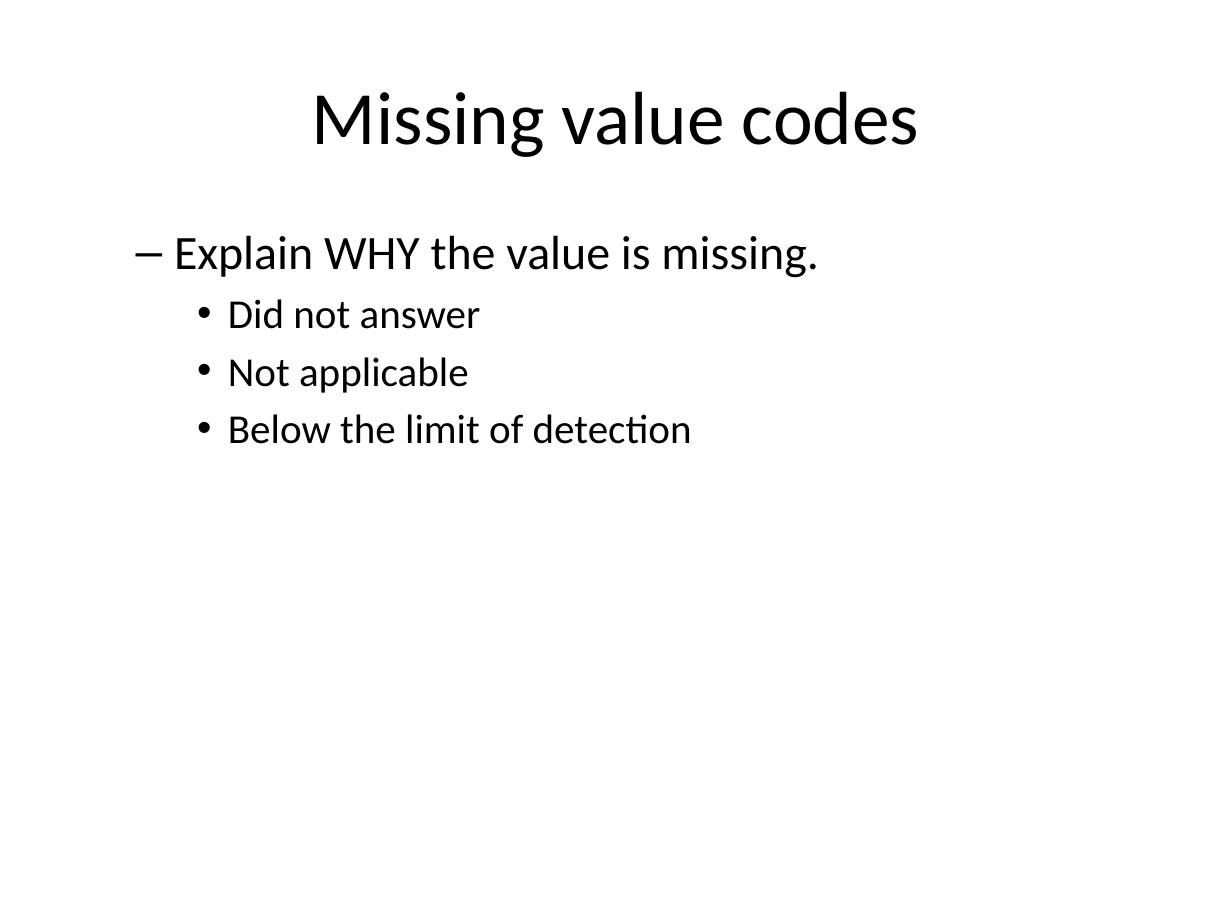
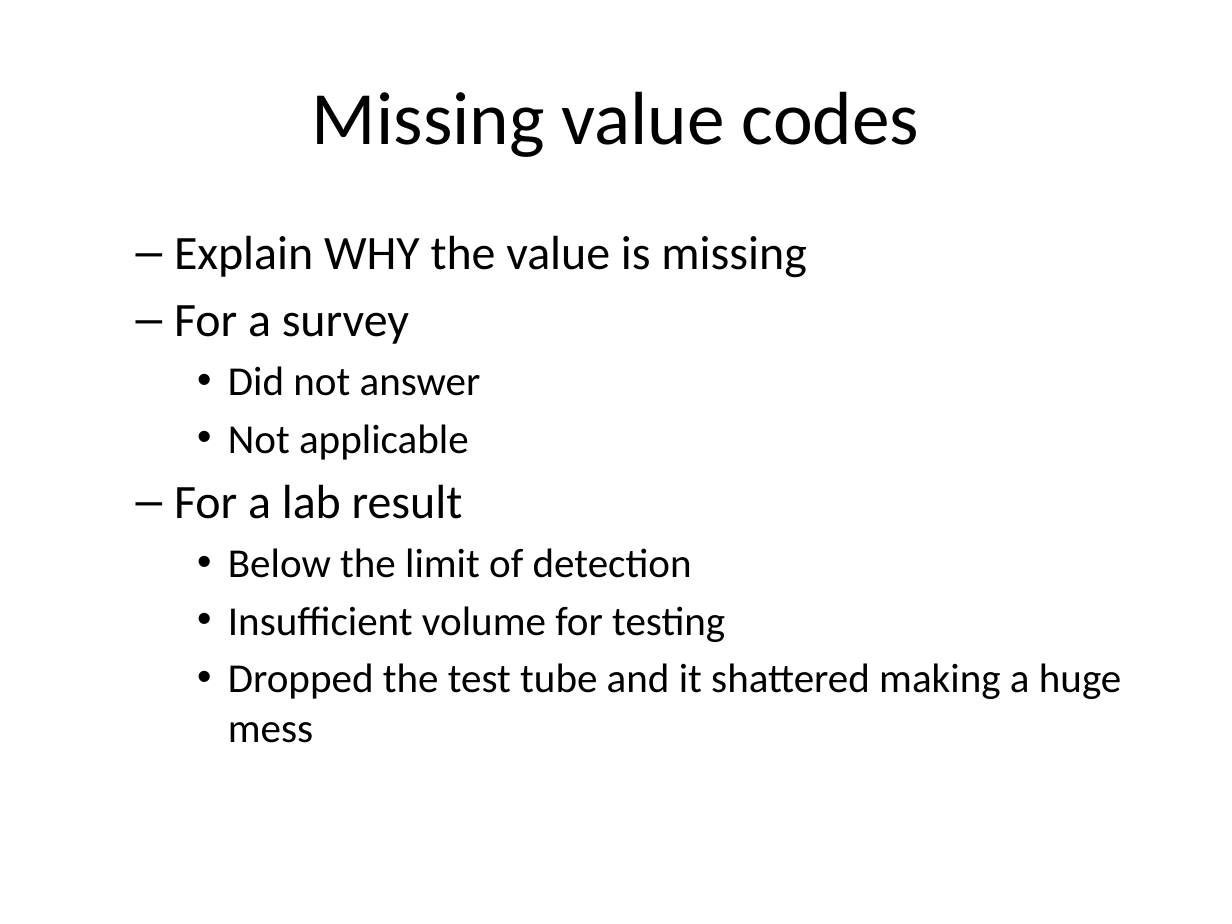
Before and after one commit to classes-medb/5510, a slide deck: slide 7 of src/video-11-data-management.pptx (slide 12 before the commit). Drawn at 1232x924 pixels with LibreOffice and Linux fonts; fonts in the diff are those of the drawing. Boxes give left, top, right and bottom in pixels: in the first picture for what was removed or moved away, otherwise in the second. Text is boxed around its words. In the diff, an @@ line names an element or a change of style, - is before the commit and + after.

```diff
--- a/src/video-11-data-management.pptx
+++ b/src/video-11-data-management.pptx
@@ text at (174,235,806,344): text changed @@
-  – Explain WHY the value is missing.
+  – Explain WHY the value is missing
+  – For a survey
@@ text at (174,484,463,519): paragraph added @@
+  – For a lab result
@@ text at (228,606,1122,743): paragraphs added @@
+    • Insufficient volume for testing
+    • Dropped the test tube and it shattered making a huge mess
```
Also in this commit, not shown: 10 other slides changed, 11 slides added, 24 slides removed, 4 other files.
